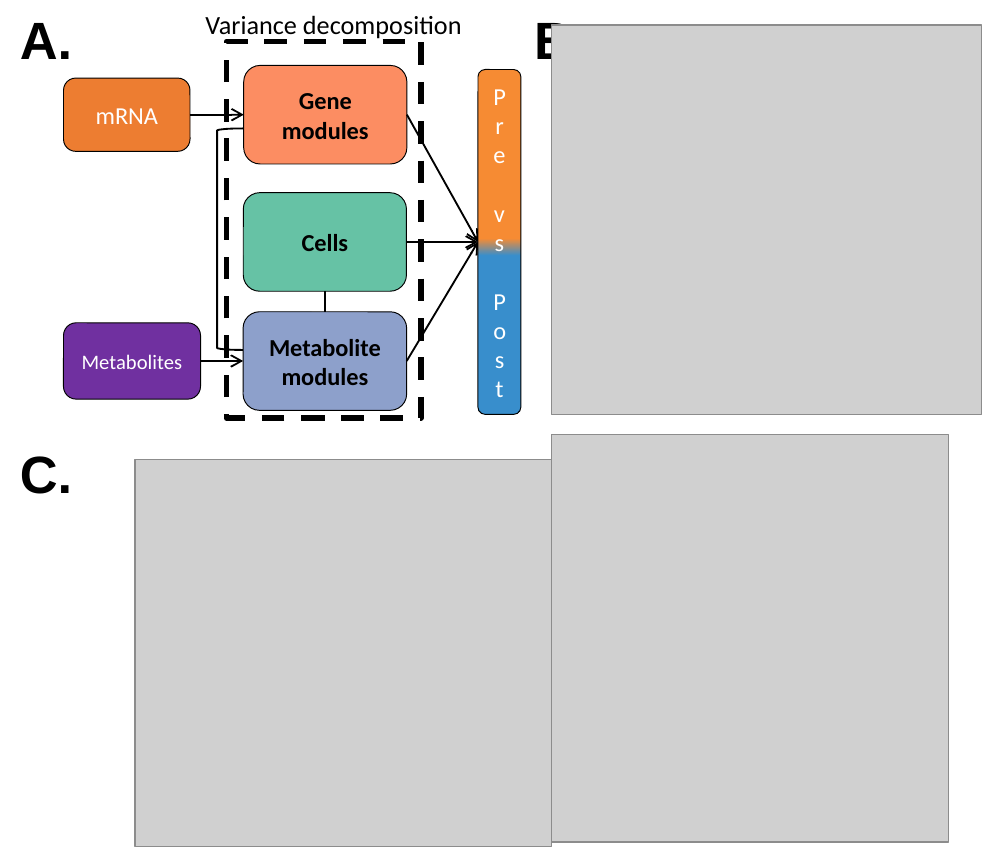
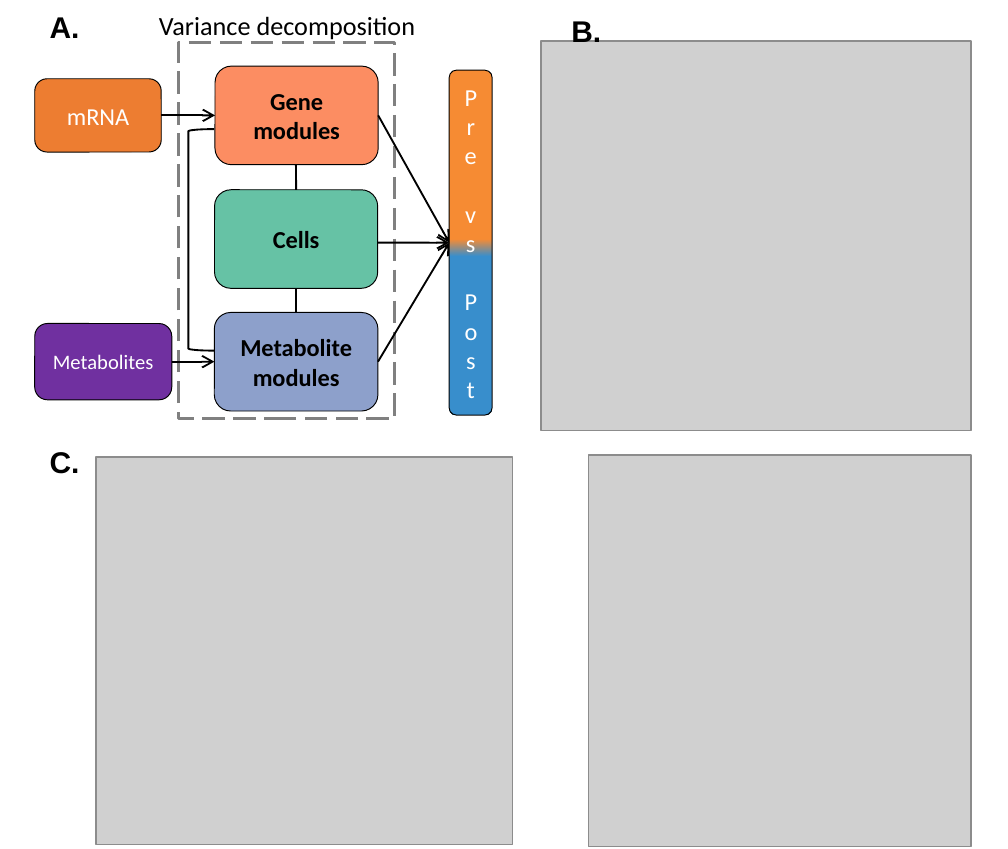
Before and after one commit to singha53-zz/diablo, a slide deck: slide 1 of analyses/casestudy2_asthma/Figures/asthmaResults_revised.pptx. Drawn at 1008x849 pixels with LibreOffice and Linux fonts; fonts in the diff are those of the drawing; grey boxes stand for pictures. Boxes give left, top, right and bottom in pixels: in the first picture for what was removed or moved away, otherwise in the second. Text is boxed around its words. In the diff, an @@ line names an element or a change of style, - is before the commit and + after.

```diff
--- a/analyses/casestudy2_asthma/Figures/asthmaResults_revised.pptx
+++ b/analyses/casestudy2_asthma/Figures/asthmaResults_revised.pptx
@@ text "A.": place and size @@
-text "A." at bbox=[20, 23, 72, 59]
+text "A." at bbox=[50, 17, 80, 38]
@@ text "Variance decomposition": place and size @@
-text "Variance decomposition" at bbox=[205, 15, 462, 40]
+text "Variance decomposition" at bbox=[159, 16, 416, 40]
@@ size 28 to 16 pt in 3 elements at bbox=[50, 17, 80, 38], bbox=[50, 452, 80, 474], bbox=[571, 18, 601, 42] @@
@@ text "B.": place and size @@
-text "B." at bbox=[534, 17, 586, 70]
+text "B." at bbox=[571, 18, 601, 42]
@@ rectangle: place and size @@
-rectangle at bbox=[226, 42, 420, 418]
+rectangle at bbox=[178, 42, 393, 418]
@@ rectangle at bbox=[178, 42, 393, 418]: outline #000000 3 pt dashed to #808080 1.5 pt dashed @@
@@ picture: place and size @@
-picture at bbox=[551, 26, 981, 415]
+picture at bbox=[540, 40, 970, 430]
@@ line added from (296, 164) to (296, 190), #000000 1 pt @@
@@ rounded rectangle "Cells": place and size @@
-rounded rectangle "Cells" at bbox=[244, 193, 407, 291]
+rounded rectangle "Cells" at bbox=[214, 190, 377, 288]
@@ line moved from (325, 291) - (325, 311) to (296, 288) - (296, 313) @@
@@ 5 rounded rectangles, 5 arrows, 1 left bracket: place and size @@
-5 rounded rectangles, 5 arrows, 1 left bracket at bbox=[63, 66, 522, 415]
+5 rounded rectangles, 5 arrows, 1 left bracket at bbox=[35, 66, 492, 415]
@@ text "C.": place and size @@
-text "C." at bbox=[20, 456, 72, 494]
+text "C." at bbox=[50, 452, 80, 474]
@@ picture: place and size @@
-picture at bbox=[135, 460, 551, 846]
+picture at bbox=[96, 457, 512, 844]
@@ picture: place and size @@
-picture at bbox=[551, 435, 949, 842]
+picture at bbox=[589, 455, 972, 848]
```
Also in this commit, not shown: 2 other files.
